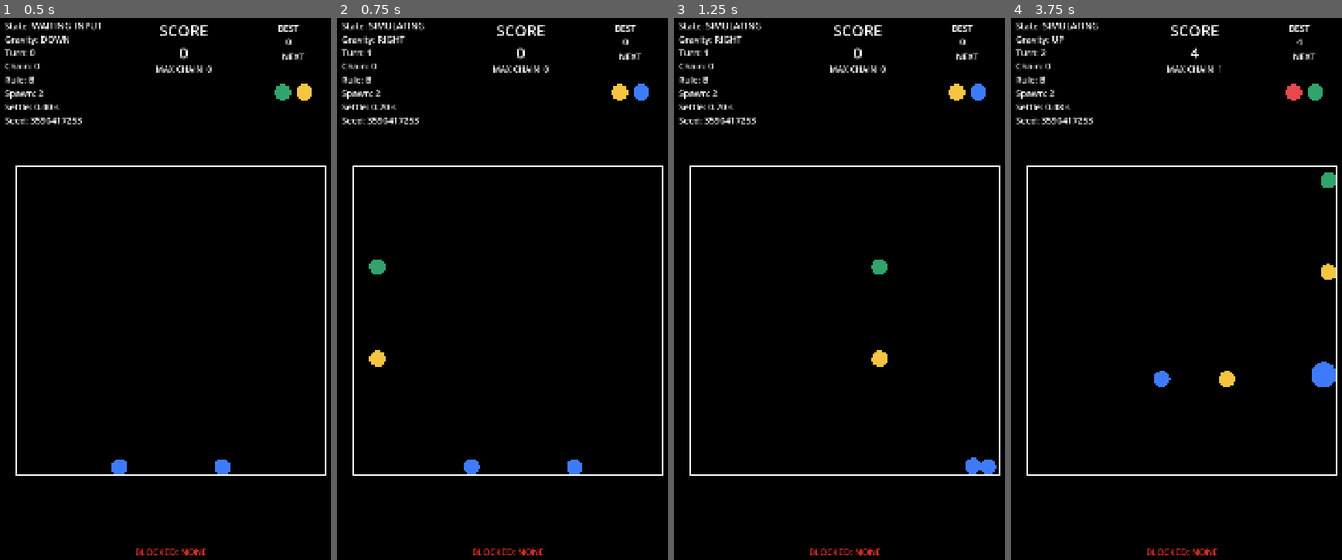
Above: before the commit, frames 1-4 (left to right).
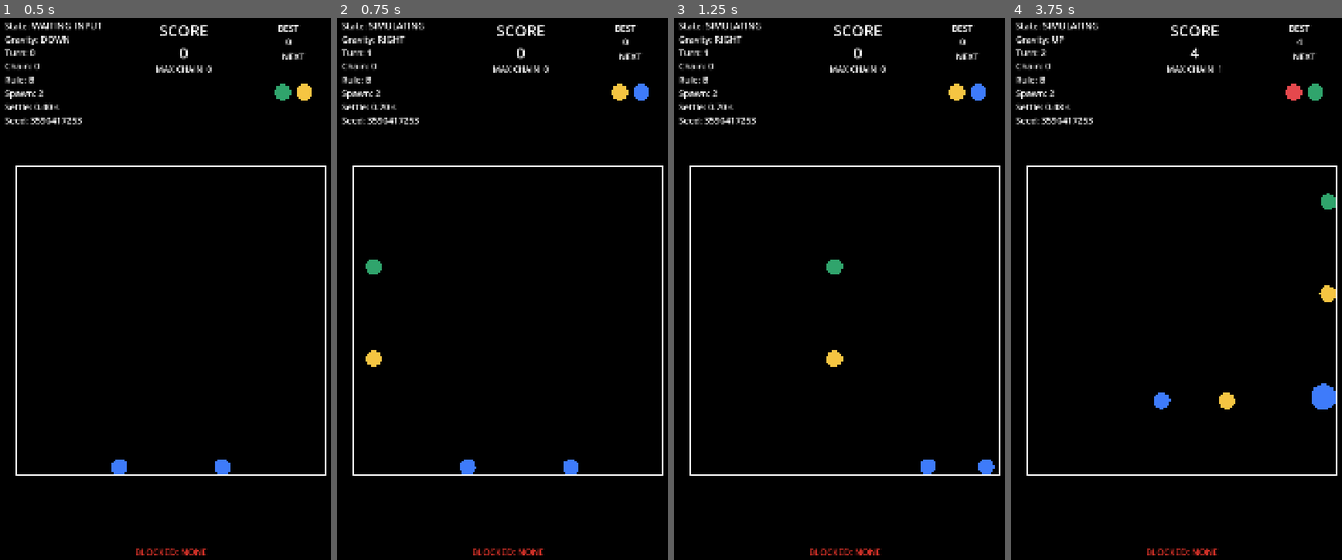
Above: after the commit, the same moments.

Repository: jeongmo-dot/gravity_orb
Game: Godot game, scene res://scenes/Main.tscn
The game is run twice, just before and just after one commit, with the same random seed, the same clock (stepped at 60 frames per second) and the same inputs.
Inputs (mouse positions are in pixels of both pictures, inside the frame that each line leads up to):
- Up to frame 1 (0.5 s): no input
- Up to frame 2 (0.75 s): move the mouse to (585, 289) at 0.52 s; hold Right (gravity_right) from 0.53 s (still down); click (585, 289) at 0.67 s
- Up to frame 3 (1.25 s): keep holding Right (gravity_right)
- Up to frame 4 (3.75 s): release Right (gravity_right) at 1.25 s; drag from (1113, 354) to (1163, 446) at 1.27 s; move the mouse to (1216, 186) at 2.02 s; hold Right (gravity_right) 2.03-2.75 s; tap Enter at 2.75 s; drag from (1163, 446) to (1077, 229) at 2.77 s; move the mouse to (1285, 413) at 3.52 s; hold Left (gravity_left) from 3.53 s (still down)

Frame 1 is identical in both runs. In frame 2, 0.3% of the frame differs, in the area x 8-75%, y 44-85%; in frame 3, 0.7%; in frame 4, 1.4%, in the area x 43-99%, y 28-73%.

Commit message:
[#17 M7] 중력 1800 기본값 적용

Diff:
--- a/config/GameConfig.gd
+++ b/config/GameConfig.gd
@@ -12,7 +12,7 @@
 @export var orb_max_level: int = 7
 @export var orb_base_mass: float = 1.0
 @export var mass_exponent: float = 1.0
-@export var gravity_strength: float = 2400.0
+@export var gravity_strength: float = 1800.0
 @export var orb_friction: float = 0.3
 @export var orb_bounce: float = 0.15
 @export var wall_friction: float = 0.3
--- a/config/default_config.tres
+++ b/config/default_config.tres
@@ -10,7 +10,7 @@
 orb_max_level = 7
 orb_base_mass = 1.0
 mass_exponent = 1.0
-gravity_strength = 2400.0
+gravity_strength = 1800.0
 orb_friction = 0.3
 orb_bounce = 0.15
 wall_friction = 0.3
--- a/tests/test_config.gd
+++ b/tests/test_config.gd
@@ -54,6 +54,7 @@
 
 func test_m3_turn_defaults() -> void:
 	var config: GameConfig = CONFIG_RESOURCE.duplicate(true) as GameConfig
+	assert_near(config.gravity_strength, 1800.0, TOLERANCE, "gravity strength")
 	assert_near(config.stable_linear_speed, 30.0, TOLERANCE, "stable linear speed")
 	assert_near(config.stable_angular_speed, 3.0, TOLERANCE, "stable angular speed")
 	assert_near(config.stable_duration, 0.33, TOLERANCE, "stable duration")
Not shown, changed: docs/jeongmo_codex_to_claude.md
